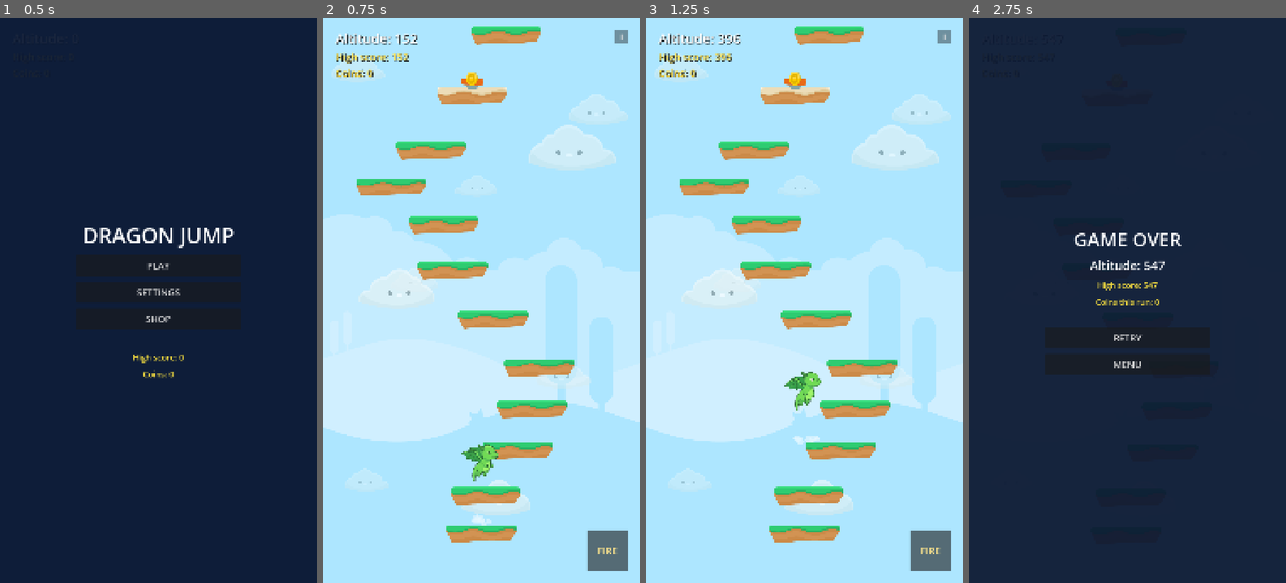
Above: before the commit, frames 1-4 (left to right).
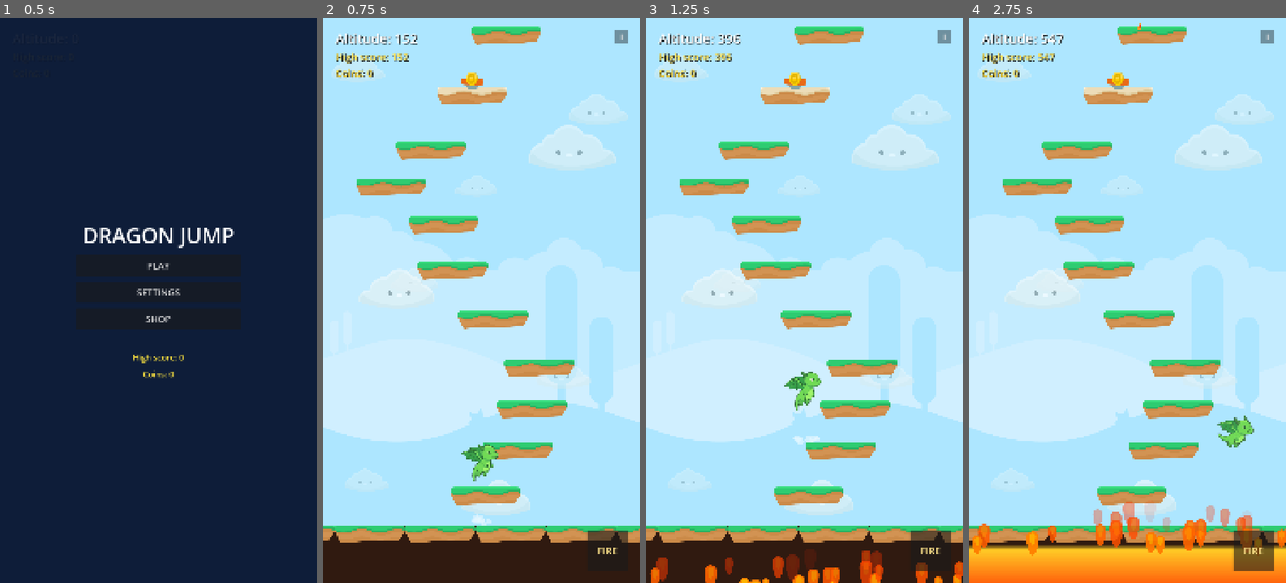
Above: after the commit, the same moments.

Repository: bugrackm/Dragon-Jump
Game: Godot game, scene res://scenes/Main.tscn
Two runs of this game, one before a commit and one after it. Both use one fixed random seed, a clock stepped at 60 frames per second and the inputs below.
Inputs (mouse positions are in pixels of both pictures, inside the frame that each line leads up to):
- Up to frame 1 (0.5 s): no input
- Up to frame 2 (0.75 s): click "PLAY" at 0.5 s
- Up to frame 3 (1.25 s): no input
- Up to frame 4 (2.75 s): tap Enter at 1.25 s; move the mouse to (1197, 272) at 1.27 s; hold Right (ui_right) 1.28-2 s; tap F at 1.35 s; click (1197, 272) at 1.42 s; tap Space at 1.52, 1.82 s; drag from (1064, 328) to (1117, 80) at 2.02 s

Frame 1 is identical in both runs. In frame 2, 9.7% of the frame differs, in the area x 0-100%, y 89-100%; in frame 3, 9.7%; in frame 4, 100%, in the area x 0-100%, y 0-100%.

Commit message:
fix: TD-01 soft-lock — başlangıç zemini, yükselen ateş, hazard ekstra platformları
Sorun: kırılan/kaybolan platform zincirin zorunlu basamağıydı. Platform yok
olunca oyuncu alttaki platforma düşüyor, oradan bir sonrakine yetişemiyordu
(P0→P2 273–386 px, zıplama yüksekliği 275.5 px). Kamera yalnız yukarı gittiği
ve ölüm çizgisi ekranın altında kaldığı için oyuncu sonsuza kadar sekiyordu.

Başlangıç zemini (Ground):
- Koşu tek küçük platform yerine ekran genişliğinde sağlam zeminle başlıyor
- Üst yüzey eski başlangıç platformuyla aynı yükseklikte, oyuncu konumu
  değişmedi; ekran kenarı sarmasına karşı yanlardan taşıyor

Yükselen ateş (RisingFire):
- Oyuncu zeminden gerçekten bir platforma çıkınca başlıyor
- Lastik bant modeli: ekranın hemen altında takip ediyor, oyuncu oyalanırsa
  yükselip ekrana giriyor; değince koşu bitiyor
- Görünmez ölüm çizgisinin yerini aldı; ekranın altına düşmek ateşe düşmek
- Hız zorlukla artıyor; sabit hız modu ve tüm ayarlar export parametresi
- Kamera konumuna yazmıyor (konum altimetre olarak kullanılıyor)

Platform üretimi:
- Kırılan/kaybolan platformlar artık zincirin basamağı değil, iki sağlam
  basamak arasına yana kaydırılmış ekstra platform
- Sağlam zincir eski aralıklarına döndü; zincirin her basamağı bir
  öncekinden her zaman erişilebilir

Test:
- tests/reachability_test.gd: 1000 seed üzerinde zincir erişilebilirliği,
  üst üste binme ve hazard erişimi; ateş ve koşu akışı kontrolleri
- Eski kodda 15.479 ihlal, yeni kodda 0

Diff:
--- /dev/null
+++ b/scenes/Ground.tscn
@@ -0,0 +1,30 @@
+[gd_scene load_steps=3 format=3]
+
+[ext_resource type="Texture2D" path="res://assets/sprites/platforms/platform_normal.png" id="1_platform"]
+
+[sub_resource type="RectangleShape2D" id="RectangleShape2D_ground"]
+size = Vector2(1480, 600)
+
+[node name="Ground" type="StaticBody2D"]
+position = Vector2(540, 1722)
+collision_layer = 2
+collision_mask = 1
+
+[node name="Earth" type="Polygon2D" parent="."]
+polygon = PackedVector2Array(-740, 0, 740, 0, 740, 600, -740, 600)
+color = Color(0.19, 0.105, 0.065, 1)
+
+[node name="TopStrip" type="Sprite2D" parent="."]
+texture_filter = 2
+texture_repeat = 2
+position = Vector2(-740, 0)
+scale = Vector2(0.631579, 0.631579)
+texture = ExtResource("1_platform")
+centered = false
+region_enabled = true
+region_rect = Rect2(0, 0, 2343.333, 96)
+
+[node name="CollisionShape2D" type="CollisionShape2D" parent="."]
+position = Vector2(0, 300)
+shape = SubResource("RectangleShape2D_ground")
+one_way_collision = false
--- a/scenes/World.tscn
+++ b/scenes/World.tscn
@@ -14,10 +14,14 @@
 [ext_resource type="Script" path="res://scripts/CoinManager.gd" id="11_coin_manager"]
 [ext_resource type="PackedScene" path="res://scenes/Coin.tscn" id="12_coin"]
 [ext_resource type="Script" path="res://scripts/ScreenShake.gd" id="13_screen_shake"]
+[ext_resource type="PackedScene" path="res://scenes/Ground.tscn" id="14_ground"]
+[ext_resource type="PackedScene" path="res://scenes/hazards/RisingFire.tscn" id="15_fire"]
 
 [node name="World" type="Node2D"]
 
 [node name="Background" parent="." instance=ExtResource("1_background")]
+
+[node name="Ground" parent="." instance=ExtResource("14_ground")]
 
 [node name="PlatformManager" type="Node2D" parent="."]
 script = ExtResource("1_manager")
@@ -43,3 +47,5 @@
 position = Vector2(540, 960)
 position_smoothing_enabled = false
 script = ExtResource("13_screen_shake")
+
+[node name="RisingFire" parent="." instance=ExtResource("15_fire")]
--- /dev/null
+++ b/scenes/hazards/RisingFire.tscn
@@ -0,0 +1,53 @@
+[gd_scene load_steps=6 format=3]
+
+[ext_resource type="Script" path="res://scripts/hazards/RisingFire.gd" id="1_fire"]
+[ext_resource type="Texture2D" path="res://assets/sprites/particles/flame.png" id="2_flame"]
+
+[sub_resource type="Gradient" id="Gradient_body"]
+offsets = PackedFloat32Array(0, 0.008, 0.07, 0.3, 1)
+colors = PackedColorArray(1, 0.8, 0.15, 0, 1, 0.8, 0.15, 1, 1, 0.3, 0.025, 1, 0.48, 0.035, 0.01, 1, 0.06, 0.008, 0.005, 1)
+
+[sub_resource type="GradientTexture2D" id="GradientTexture2D_body"]
+gradient = SubResource("Gradient_body")
+width = 8
+height = 512
+fill_from = Vector2(0, 0)
+fill_to = Vector2(0, 1)
+
+[sub_resource type="Gradient" id="Gradient_flames"]
+offsets = PackedFloat32Array(0, 0.6, 1)
+colors = PackedColorArray(1, 0.9, 0.5, 1, 1, 0.5, 0.1, 0.85, 1, 0.18, 0.025, 0)
+
+[node name="RisingFire" type="Node2D"]
+process_mode = 1
+visible = false
+position = Vector2(0, 2340)
+z_index = 10
+script = ExtResource("1_fire")
+
+[node name="Body" type="Sprite2D" parent="."]
+texture_filter = 2
+position = Vector2(-200, 0)
+scale = Vector2(185, 4.296875)
+texture = SubResource("GradientTexture2D_body")
+centered = false
+
+[node name="Flames" type="CPUParticles2D" parent="."]
+texture_filter = 2
+position = Vector2(540, 14)
+emitting = false
+amount = 36
+texture = ExtResource("2_flame")
+lifetime = 0.9
+preprocess = 0.9
+local_coords = true
+emission_shape = 3
+emission_rect_extents = Vector2(740, 8)
+direction = Vector2(0, -1)
+spread = 12.0
+gravity = Vector2(0, -50)
+initial_velocity_min = 65.0
+initial_velocity_max = 140.0
+scale_amount_min = 0.65
+scale_amount_max = 1.15
+color_ramp = SubResource("Gradient_flames")
--- a/scripts/Main.gd
+++ b/scripts/Main.gd
@@ -29,6 +29,7 @@
 var _enemy_manager
 var _player
 var _camera: Camera2D
+var _rising_fire
 
 var _highest_camera_y := 960.0
 var _last_difficulty_factor := -1.0
@@ -96,19 +97,12 @@
 		_platform_manager.update_difficulty(difficulty_factor)
 		_enemy_manager.update_difficulty(difficulty_factor)
 		_coin_manager.update_difficulty(difficulty_factor)
+		_rising_fire.set_difficulty(difficulty_factor)
 		_last_difficulty_factor = difficulty_factor
 	_follow_player_upward()
 	_platform_manager.update_for_camera(_camera.position.y)
 	_enemy_manager.update_for_camera(_camera.position.y)
 	_coin_manager.update_for_camera(_camera.position.y)
-
-	var camera_bottom := _camera.position.y + get_viewport_rect().size.y * 0.5
-	# Tighter death line: 35% of screen below camera center.
-	# This prevents the player from getting stuck on a low platform after
-	# falling through a breakable/disappearing platform.
-	var death_line := camera_bottom + get_viewport_rect().size.y * 0.35
-	if _player.global_position.y > death_line:
-		run_session.end_run()
 
 
 func _create_persistent_overlays() -> void:
@@ -191,6 +185,10 @@
 	_enemy_manager = _current_world.get_node("EnemyManager")
 	_player = _current_world.get_node("Player")
 	_camera = _current_world.get_node("Camera2D") as Camera2D
+	_rising_fire = _current_world.get_node("RisingFire")
+	_rising_fire.player_burned.connect(run_session.end_run)
+	var jump_height: float = _player.JUMP_VELOCITY * _player.JUMP_VELOCITY / (2.0 * _player.GRAVITY)
+	_rising_fire.setup(_camera, _player, 1722.0, jump_height)
 
 	_coin_manager.coin_collected.connect(_on_coin_collected)
 	_enemy_manager.enemy_destroyed.connect(_coin_manager._on_enemy_destroyed)
@@ -327,6 +325,7 @@
 	_enemy_manager = null
 	_player = null
 	_camera = null
+	_rising_fire = null
 
 
 func _follow_player_upward() -> void:
@@ -347,6 +346,8 @@
 	get_tree().paused = false
 	if is_instance_valid(_player):
 		_player.stop_movement()
+	if is_instance_valid(_rising_fire):
+		_rising_fire.stop()
 	if is_instance_valid(_enemy_manager):
 		_enemy_manager.set_active(false)
 	if is_instance_valid(_coin_manager):
--- a/scripts/PlatformManager.gd
+++ b/scripts/PlatformManager.gd
@@ -61,12 +61,12 @@
 	_highest_platform_position = start_platform_position
 	_highest_platform_travel_half_width = 0.0
 	_last_platform_type = PLATFORM_TYPE_STATIC
-	_spawned_count = 0
+	# The ground takes the old start platform's place in safe-region indexing.
+	_spawned_count = 1
 	_difficulty_factor = 0.0
 	_moving_speed_min = MOVING_SPEED_MIN
 	_moving_speed_max = MOVING_SPEED_MAX
 
-	_spawn_platform(start_platform_position, PLATFORM_TYPE_STATIC)
 	_fill_above_camera()
 	_initialized = true
 
@@ -103,13 +103,6 @@
 	else:
 		gap_min_factor = lerpf(0.62, 0.70, _difficulty_factor)
 		gap_max_factor = lerpf(1.0, 1.1, _difficulty_factor)
-	# Non-static platforms (breakable, disappearing) are hazards the player
-	# can fall through. Reduce the vertical gap after them so the next static
-	# platform is always comfortably within reach even if the player drops.
-	if _last_platform_type in [PLATFORM_TYPE_BREAKABLE, PLATFORM_TYPE_DISAPPEARING]:
-		gap_max_factor = 0.65
-		if not safe_region:
-			gap_min_factor = minf(gap_min_factor, 0.64)
 	var vertical_gap := _rng.randf_range(
 		max_vertical_gap * gap_min_factor,
 		max_vertical_gap * gap_max_factor
@@ -129,7 +122,9 @@
 		physical_horizontal_reach * safety_factor
 	)
 
-	var platform_type := _select_platform_type()
+	var selected_type := _select_platform_type()
+	var hazard_extra := selected_type in [PLATFORM_TYPE_BREAKABLE, PLATFORM_TYPE_DISAPPEARING]
+	var platform_type := PLATFORM_TYPE_STATIC if hazard_extra else selected_type
 	var moving_range := 0.0
 	var moving_speed := 0.0
 	var next_travel_half_width := 0.0
@@ -160,9 +155,53 @@
 	var next_position := Vector2(next_x, _highest_platform_position.y - vertical_gap)
 
 	_spawn_platform(next_position, platform_type, moving_range, moving_speed)
+	if hazard_extra:
+		_spawn_hazard_extra(selected_type, next_position, next_travel_half_width)
 	_highest_platform_position = next_position
 	_highest_platform_travel_half_width = next_travel_half_width
 	_last_platform_type = platform_type
+
+
+func _spawn_hazard_extra(platform_type: StringName, next_position: Vector2,
+		next_travel_half_width: float) -> void:
+	var previous := _highest_platform_position
+	var extra_y := (previous.y + next_position.y) * 0.5
+	var rise := previous.y - extra_y
+	if rise < 30.0:
+		return
+	var discriminant := maxf(0.0, _jump_velocity * _jump_velocity - 2.0 * _gravity * rise)
+	var landing_time := (absf(_jump_velocity) + sqrt(discriminant)) / _gravity
+	var reach := minf(SCREEN_WIDTH * 0.7, _move_speed * landing_time * 0.75)
+	var center_limit := reach - _highest_platform_travel_half_width
+	var min_x := maxf(MIN_PLATFORM_CENTER_X, previous.x - center_limit)
+	var max_x := minf(MAX_PLATFORM_CENTER_X, previous.x + center_limit)
+	var intervals: Array[Vector2] = [Vector2(min_x, max_x)]
+	# Subtract both neighbors' occupied horizontal envelopes from reachable x.
+	# A small clearance protects the boundary when positions round to float32.
+	var clearance := 2.0 * PLATFORM_HALF_WIDTH + 20.0 + 0.01
+	for neighbor in [Vector2(previous.x, clearance + _highest_platform_travel_half_width),
+			Vector2(next_position.x, clearance + next_travel_half_width)]:
+		var remaining: Array[Vector2] = []
+		for interval in intervals:
+			var left_end := minf(interval.y, neighbor.x - neighbor.y)
+			var right_start := maxf(interval.x, neighbor.x + neighbor.y)
+			if left_end > interval.x:
+				remaining.append(Vector2(interval.x, left_end))
+			if right_start < interval.y:
+				remaining.append(Vector2(right_start, interval.y))
+		intervals = remaining
+	var available_width := 0.0
+	for interval in intervals:
+		available_width += interval.y - interval.x
+	if available_width <= 0.0:
+		return
+	var offset := _rng.randf_range(0.0, available_width)
+	for interval in intervals:
+		var width := interval.y - interval.x
+		if offset <= width:
+			_spawn_platform(Vector2(interval.x + offset, extra_y), platform_type)
+			return
+		offset -= width
 
 
 func _select_platform_type() -> StringName:
@@ -204,7 +243,9 @@
 		platform.set("travel_speed", moving_speed)
 	add_child(platform)
 	_platforms.append(platform)
-	_spawned_count += 1
+	# Extras share their chain step's index and never advance the safe region.
+	if platform_type not in [PLATFORM_TYPE_BREAKABLE, PLATFORM_TYPE_DISAPPEARING]:
+		_spawned_count += 1
 	emit_signal("platform_spawned", platform, _spawned_count, platform_type, spawn_position, moving_range * 0.5)
 
 
--- /dev/null
+++ b/scripts/hazards/RisingFire.gd
@@ -0,0 +1,69 @@
+extends Node2D
+
+## World-space pressure from below; camera position is read-only.
+signal player_burned
+
+enum SpeedModel { RUBBER_BAND, CONSTANT }
+
+@export var speed_model: SpeedModel = SpeedModel.RUBBER_BAND
+@export var rise_speed_min := 90.0
+@export var rise_speed_max := 170.0
+@export var leash_below_screen := 40.0
+@export var kill_inset := 24.0
+@export var activation_margin := 40.0
+
+var fire_top_y := 2340.0
+var _camera: Camera2D
+var _player: Node2D
+var _activation_y := 0.0
+var _difficulty := 0.0
+var _active := false
+var _stopped := true
+
+@onready var _flames: CPUParticles2D = $Flames
+
+
+func setup(camera: Camera2D, player: Node2D, ground_top_y: float, jump_height: float) -> void:
+	_camera = camera
+	_player = player
+	_activation_y = ground_top_y - (jump_height + activation_margin)
+	fire_top_y = maxf(ground_top_y + 600.0, _camera.position.y + 960.0 + leash_below_screen)
+	global_position.y = fire_top_y
+	_difficulty = 0.0
+	_active = false
+	_stopped = false
+	visible = false
+	_flames.emitting = false
+	set_physics_process(true)
+
+
+func set_difficulty(factor: float) -> void:
+	_difficulty = clampf(factor, 0.0, 1.0)
+
+
+func stop() -> void:
+	_stopped = true
+	_active = false
+	_flames.emitting = false
+	set_physics_process(false)
+
+
+func _physics_process(delta: float) -> void:
+	if _stopped or not is_instance_valid(_camera) or not is_instance_valid(_player):
+		return
+	var camera_bottom := _camera.position.y + 960.0
+	if not _active:
+		if _player.global_position.y >= _activation_y:
+			return
+		_active = true
+		fire_top_y = camera_bottom + leash_below_screen
+		visible = true
+		_flames.emitting = true
+
+	fire_top_y -= lerpf(rise_speed_min, rise_speed_max, _difficulty) * delta
+	if speed_model == SpeedModel.RUBBER_BAND:
+		fire_top_y = minf(fire_top_y, camera_bottom + leash_below_screen)
+	global_position.y = fire_top_y
+	if _player.global_position.y > fire_top_y + kill_inset:
+		stop()
+		player_burned.emit()
--- /dev/null
+++ b/tests/reachability_test.gd
@@ -0,0 +1,238 @@
+extends SceneTree
+
+## Seeded solid-chain, optional-hazard, and all-pairs spacing audit.
+const PLAYER_SCRIPT := preload("res://scripts/Player.gd")
+const ANCHOR := Vector2(540.0, 1740.0)
+const SEED_COUNT := 1000
+const MAX_ALTITUDE := 8000.0
+const CAMERA_STEP := 80.0
+const EPSILON := 0.001
+
+var _records: Array[Dictionary] = []
+var _checked := 0
+var _chain_violations := 0
+var _stacking_violations := 0
+var _hazard_violations := 0
+var _hazards := 0
+var _hazard_steps := 0
+var _min_gap := INF
+var _max_gap := 0.0
+var _printed_example := false
+var _integration_checks := 0
+var _integration_failures := 0
+
+
+class AuditedManager:
+	extends "res://scripts/PlatformManager.gd"
+	var hazard_steps := 0
+
+	func _select_platform_type() -> StringName:
+		var selected := super._select_platform_type()
+		if selected in [&"breakable", &"disappearing"]:
+			hazard_steps += 1
+		return selected
+
+
+func _initialize() -> void:
+	_run.call_deferred()
+
+
+func _run() -> void:
+	for seed_value in range(1, SEED_COUNT + 1):
+		_records.clear()
+		var manager := AuditedManager.new()
+		manager.platform_scene = preload("res://scenes/Platform.tscn")
+		manager.moving_platform_scene = preload("res://scenes/platforms/MovingPlatform.tscn")
+		manager.breakable_platform_scene = preload("res://scenes/platforms/BreakablePlatform.tscn")
+		manager.disappearing_platform_scene = preload("res://scenes/platforms/DisappearingPlatform.tscn")
+		manager.spring_platform_scene = preload("res://scenes/platforms/SpringPlatform.tscn")
+		manager.process_mode = Node.PROCESS_MODE_DISABLED
+		root.add_child(manager)
+		manager.platform_spawned.connect(_record_platform)
+		var rng := RandomNumberGenerator.new()
+		rng.seed = seed_value
+		manager.initialize(rng, ANCHOR, PLAYER_SCRIPT.JUMP_VELOCITY,
+			PLAYER_SCRIPT.GRAVITY, PLAYER_SCRIPT.MOVE_SPEED)
+		var altitude := 0.0
+		while altitude < MAX_ALTITUDE:
+			altitude += CAMERA_STEP
+			manager.update_difficulty(clampf(altitude / 5000.0, 0.0, 1.0))
+			manager.update_for_camera(960.0 - altitude)
+		_check_chain(seed_value)
+		_hazard_steps += manager.hazard_steps
+		manager.free()
+		# Flush the manager's queued platform deletions between seeds.
+		await process_frame
+	print("seeds=%d platforms_checked=%d r_chain_violations=%d no_stacking_violations=%d hazard_reachable_violations=%d" % [
+		SEED_COUNT, _checked, _chain_violations, _stacking_violations, _hazard_violations])
+	print("hazard_share=%.4f%% min_chain_gap=%.4f max_chain_gap=%.4f hazard_steps=%d skipped_extras=%d skipped_extra_rate=%.4f%%" % [
+		100.0 * _hazards / _checked, _min_gap, _max_gap, _hazard_steps,
+		_hazard_steps - _hazards, 100.0 * (_hazard_steps - _hazards) / maxi(1, _hazard_steps)])
+	_check_world_and_fire()
+	await process_frame
+	print("world_fire_checks=%d failures=%d" % [_integration_checks, _integration_failures])
+	quit(0 if _chain_violations == 0 and _stacking_violations == 0
+		and _hazard_violations == 0 and _integration_failures == 0 else 1)
+
+
+func _record_platform(_platform: Node2D, index: int, platform_type: StringName,
+		center: Vector2, travel_half_width: float) -> void:
+	_records.append({"position": center, "type": platform_type, "travel": travel_half_width, "index": index})
+
+
+func _is_hazard(record: Dictionary) -> bool:
+	return record.type in [&"breakable", &"disappearing"]
+
+
+func _check_chain(seed_value: int) -> void:
+	var jump_height := PLAYER_SCRIPT.JUMP_VELOCITY * PLAYER_SCRIPT.JUMP_VELOCITY / (2.0 * PLAYER_SCRIPT.GRAVITY)
+	var max_vertical_gap := 0.8 * jump_height
+	var chain := {"position": ANCHOR, "type": &"ground", "travel": 0.0, "index": 1}
+	var previous_chain := chain
+	for record in _records:
+		_checked += 1
+		if _is_hazard(record):
+			_hazards += 1
+			var valid := _reachable(previous_chain, record, jump_height)
+			valid = valid and previous_chain.position.y - record.position.y >= 30.0 - EPSILON
+			valid = valid and record.position.y - chain.position.y >= 30.0 - EPSILON
+			valid = valid and record.position.x >= 120.0 and record.position.x <= 960.0
+			valid = valid and record.index == chain.index and chain.index > 10
+			for neighbor in [previous_chain, chain]:
+				valid = valid and absf(neighbor.position.x - record.position.x) >= 260.0 + neighbor.travel - EPSILON
+			if not valid:
+				_hazard_violations += 1
+				_example(seed_value, "hazard", previous_chain, record)
+		else:
+			var gap: float = chain.position.y - record.position.y
+			_min_gap = minf(_min_gap, gap)
+			_max_gap = maxf(_max_gap, gap)
+			var valid := _reachable(chain, record, 1.1 * max_vertical_gap)
+			valid = valid and gap >= 0.55 * max_vertical_gap - EPSILON
+			valid = valid and record.index == chain.index + 1
+			if record.index <= 10 or chain.type != &"static" and chain.type != &"ground":
+				valid = valid and record.type == &"static"
+			if not valid:
+				_chain_violations += 1
+				_example(seed_value, "chain", chain, record)
+			previous_chain = chain
+			chain = record
+	# Check every pair, including extras from different chain steps.
+	for first_index in range(_records.size()):
+		var first := _records[first_index]
+		for second_index in range(first_index + 1, _records.size()):
+			var second := _records[second_index]
+			var overlaps: bool = absf(first.position.x - second.position.x) < 260.0 + first.travel + second.travel
+			if overlaps and absf(first.position.y - second.position.y) < 0.55 * max_vertical_gap - EPSILON:
+				_stacking_violations += 1
+				_example(seed_value, "stacking", first, second)
+
+
+func _reachable(source: Dictionary, target: Dictionary, max_rise: float) -> bool:
+	var rise: float = source.position.y - target.position.y
+	var discriminant := maxf(0.0, PLAYER_SCRIPT.JUMP_VELOCITY * PLAYER_SCRIPT.JUMP_VELOCITY
+		- 2.0 * PLAYER_SCRIPT.GRAVITY * rise)
+	var landing_time := (absf(PLAYER_SCRIPT.JUMP_VELOCITY) + sqrt(discriminant)) / PLAYER_SCRIPT.GRAVITY
+	var reach := minf(1080.0 * 0.7, PLAYER_SCRIPT.MOVE_SPEED * landing_time * 0.75)
+	var horizontal: float = absf(source.position.x - target.position.x) + source.travel + target.travel
+	return rise > 0.0 and rise <= max_rise + EPSILON and horizontal <= reach + EPSILON
+
+
+func _example(seed_value: int, rule: String, first: Dictionary, second: Dictionary) -> void:
+	if not _printed_example:
+		_printed_example = true
+		print("example seed=%d rule=%s first=%s second=%s" % [seed_value, rule, first, second])
+
+
+func _expect(condition: bool, description: String) -> void:
+	_integration_checks += 1
+	if not condition:
+		_integration_failures += 1
+		printerr("FAIL: " + description)
+
+
+func _layout(manager: Node2D) -> Array:
+	var result: Array = []
+	for platform: Node2D in manager.get("_platforms"):
+		result.append([platform.position, platform.get_meta("platform_type"),
+			platform.call("get_travel_half_width") if platform.has_method("get_travel_half_width") else 0.0])
+	return result
+
+
+func _check_world_and_fire() -> void:
+	# Exercise the real wiring synchronously, without driving the camera directly.
+	var main = load("res://scenes/Main.tscn").instantiate()
+	root.add_child(main)
+	# Keep dummy-backend audio playback out of this synchronous physics audit.
+	main.audio_manager.set_sound_enabled(false)
+	main.run_seed = 1
+	main._start_game()
+	var world: Node2D = main._current_world
+	var player: Node2D = main._player
+	var fire = main._rising_fire
+	var camera: Camera2D = main._camera
+	var initial_layout := _layout(main._platform_manager)
+	var ground := world.get_node("Ground") as StaticBody2D
+	var collider := ground.get_node("CollisionShape2D") as CollisionShape2D
+	var shape := collider.shape as RectangleShape2D
+	_expect(is_equal_approx(collider.global_position.y - shape.size.y * 0.5, 1722.0), "ground top")
+	_expect(collider.global_position.x - shape.size.x * 0.5 <= -200.0
+		and collider.global_position.x + shape.size.x * 0.5 >= 1280.0, "ground width")
+	_expect(collider.global_position.y + shape.size.y * 0.5 >= 2300.0, "ground depth")
+	_expect(not collider.one_way_collision and ground.collision_layer == 2 and ground.collision_mask == 1, "ground collision")
+	_expect(player.position == Vector2(540.0, 1678.0), "unchanged player start")
+	_expect(initial_layout[0][0].y < ANCHOR.y, "no start platform")
+	for index in range(9):
+		_expect(initial_layout[index][1] == &"static", "safe platform %d" % index)
+	_expect(fire.speed_model == 0 and fire.rise_speed_min == 90.0 and fire.rise_speed_max == 170.0
+		and fire.leash_below_screen == 40.0 and fire.kill_inset == 24.0 and fire.activation_margin == 40.0, "fire export defaults")
+	var jump_height: float = PLAYER_SCRIPT.JUMP_VELOCITY * PLAYER_SCRIPT.JUMP_VELOCITY / (2.0 * PLAYER_SCRIPT.GRAVITY)
+	var inactive_y: float = fire.fire_top_y
+	player.position.y = 1722.0 - jump_height
+	fire._physics_process(30.0)
+	_expect(fire.fire_top_y == inactive_y and not fire.visible, "ground-only jump never activates")
+	# Vector2 coordinates are float32; round up so this is truly above the
+	# inactive side of the float64 threshold rather than a fraction below it.
+	player.position.y = ceilf(1722.0 - (jump_height + fire.activation_margin))
+	fire._physics_process(1.0)
+	_expect(fire.fire_top_y == inactive_y, "above activation threshold stays inactive")
+	player.position.y -= 1.0
+	fire._physics_process(0.0)
+	var leash_y: float = camera.position.y + 960.0 + fire.leash_below_screen
+	_expect(fire.fire_top_y == leash_y and fire.visible, "activation starts at leash")
+	fire.set_difficulty(0.0)
+	fire._physics_process(1.0)
+	_expect(is_equal_approx(fire.fire_top_y, leash_y - 90.0), "minimum rise speed")
+	fire.set_difficulty(1.0)
+	fire._physics_process(1.0)
+	_expect(is_equal_approx(fire.fire_top_y, leash_y - 260.0), "maximum rise speed")
+	fire.fire_top_y = leash_y + 500.0
+	fire._physics_process(0.0)
+	_expect(fire.fire_top_y == leash_y, "rubber-band leash clamps")
+	fire.speed_model = 1
+	fire.fire_top_y = leash_y + 500.0
+	fire._physics_process(1.0)
+	_expect(is_equal_approx(fire.fire_top_y, leash_y + 330.0), "constant mode has no leash")
+	main._pause_game()
+	_expect(paused and not fire.can_process(), "fire stops processing while paused")
+	main._resume_game()
+	_expect(not paused and fire.can_process(), "fire resumes with tree")
+	var burns := [0]
+	fire.player_burned.connect(func() -> void: burns[0] += 1)
+	player.position.y = fire.fire_top_y + fire.kill_inset
+	fire._physics_process(0.0)
+	_expect(burns[0] == 0, "kill inset boundary is strict")
+	player.position.y += 1.0
+	fire._physics_process(0.0)
+	_expect(burns[0] == 1 and main.run_session.state == main.run_session.RunState.GAME_OVER,
+		"burn signal ends run")
+	var stopped_y: float = fire.fire_top_y
+	fire._physics_process(100.0)
+	_expect(burns[0] == 1 and fire.fire_top_y == stopped_y and not fire.is_physics_processing(),
+		"burn emits once and stops")
+	main._retry()
+	_expect(_layout(main._platform_manager) == initial_layout, "same seed reproduces layout on retry")
+	_expect(not main._rising_fire.visible and not main._rising_fire.get("_active"), "retry resets fire")
+	main.run_session.end_run()
+	_expect(not main._rising_fire.is_physics_processing(), "other game-over causes also stop fire")
+	main.free()
Not shown: 1 places in scenes/World.tscn that only renumber resources
Not shown, added: scripts/hazards/RisingFire.gd.uid
Not shown, added: tests/reachability_test.gd.uid
